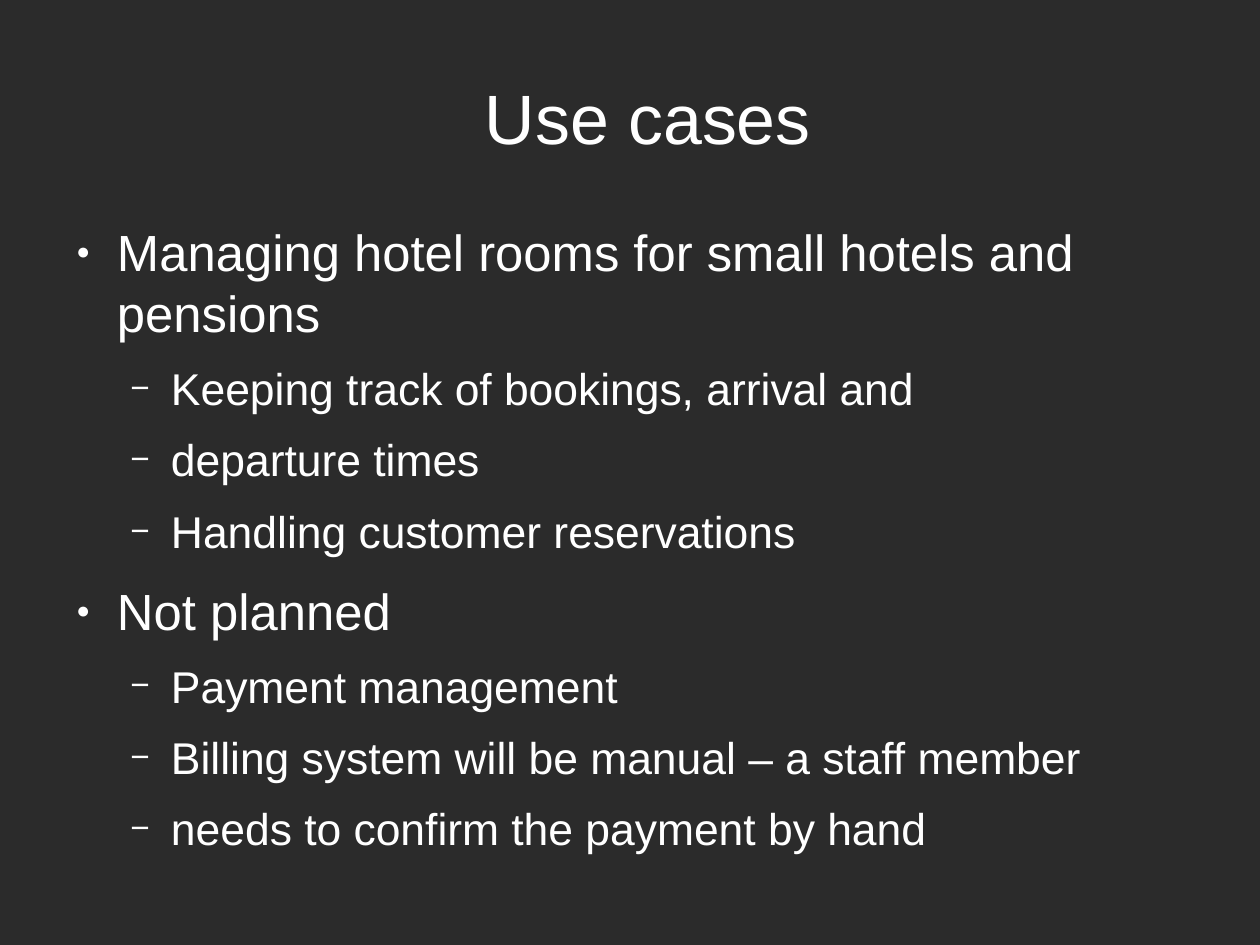
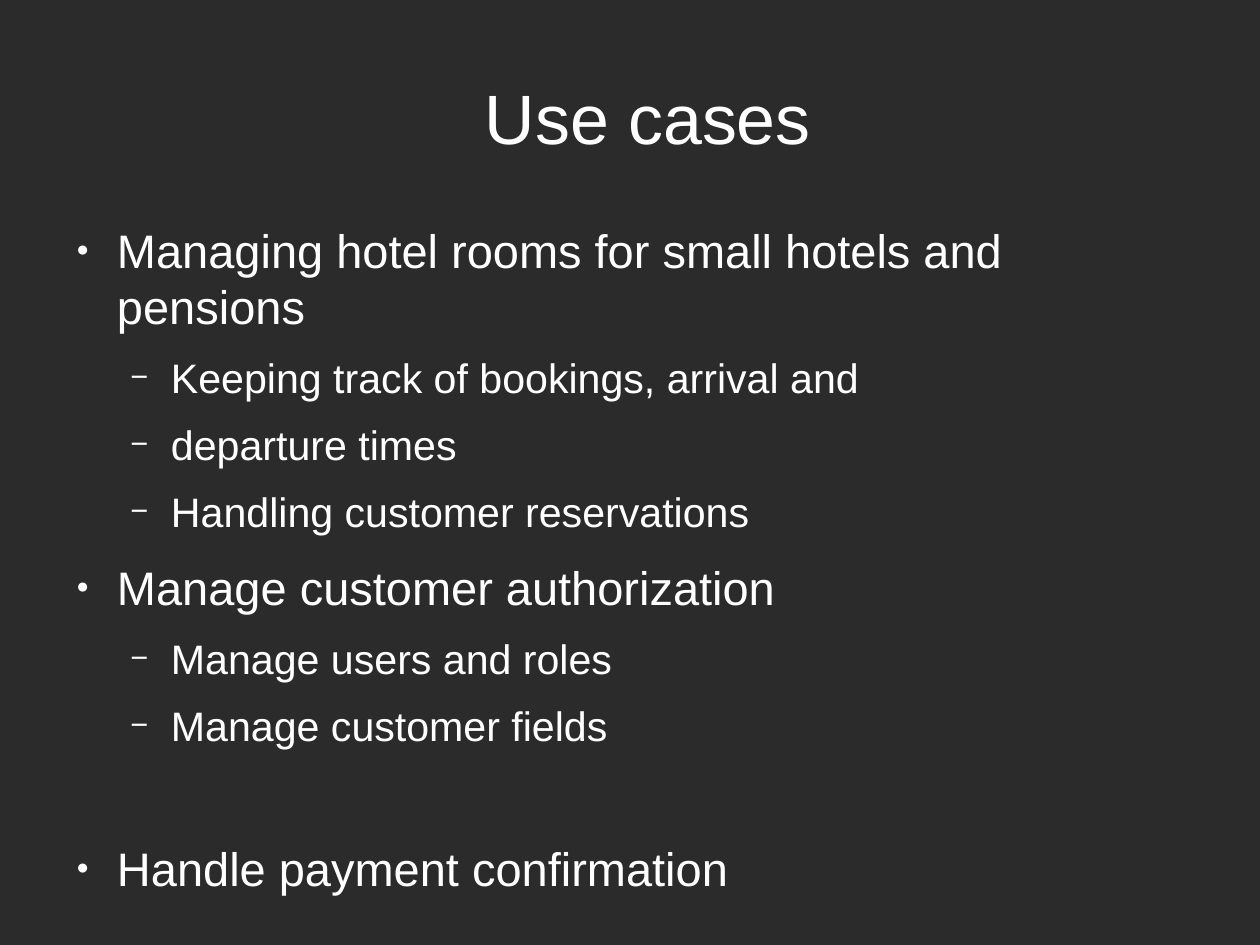
Before and after one commit to EdoardoLenzi9/Advanced-Programming-CPP-Dodo-Neko, a slide deck: slide 3 of Documentation/Milestone 4.odp. Drawn at 1260x945 pixels with LibreOffice and Linux fonts; fonts in the diff are those of the drawing; background and template pictures are left out; a plain dark background stands for a picture behind light text. Boxes give left, top, right and bottom in pixels: in the first picture for what was removed or moved away, otherwise in the second. Text is boxed around its words. In the diff, an @@ line names an element or a change of style, - is before the commit and + after.

Commit message:
updates presentation

```diff
--- a/Documentation/Milestone 4.odp
+++ b/Documentation/Milestone 4.odp
@@ text at <box>117,234,1001,536</box>: size 32 to 29.6 pt in "Managing hotel rooms for small hotels and ..."; size 28 to 25.9 pt in "Keeping track of bookings, arrival and", "departure times", "Handling customer reservations" @@
@@ text at <box>117,571,775,749</box>: text changed; size 28 to 29.6 pt @@
-● Not planned
-  − Payment management
-  − Billing system will be manual – a staff member
-  − needs to confirm the payment by hand
+● Manage customer authorization
+  − Manage users and roles
+  − Manage customer fields
+● Handle payment confirmation
```
Also in this commit, not shown: 6 other slides changed, 2 slides added, 1 slide removed.
